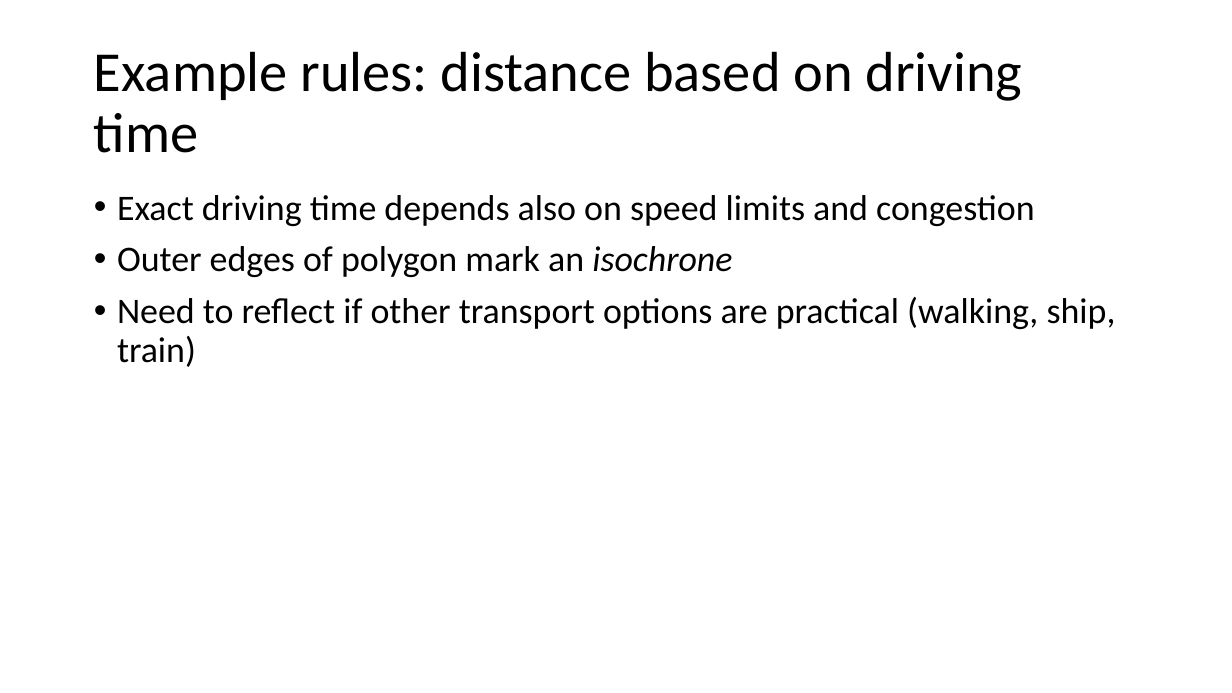
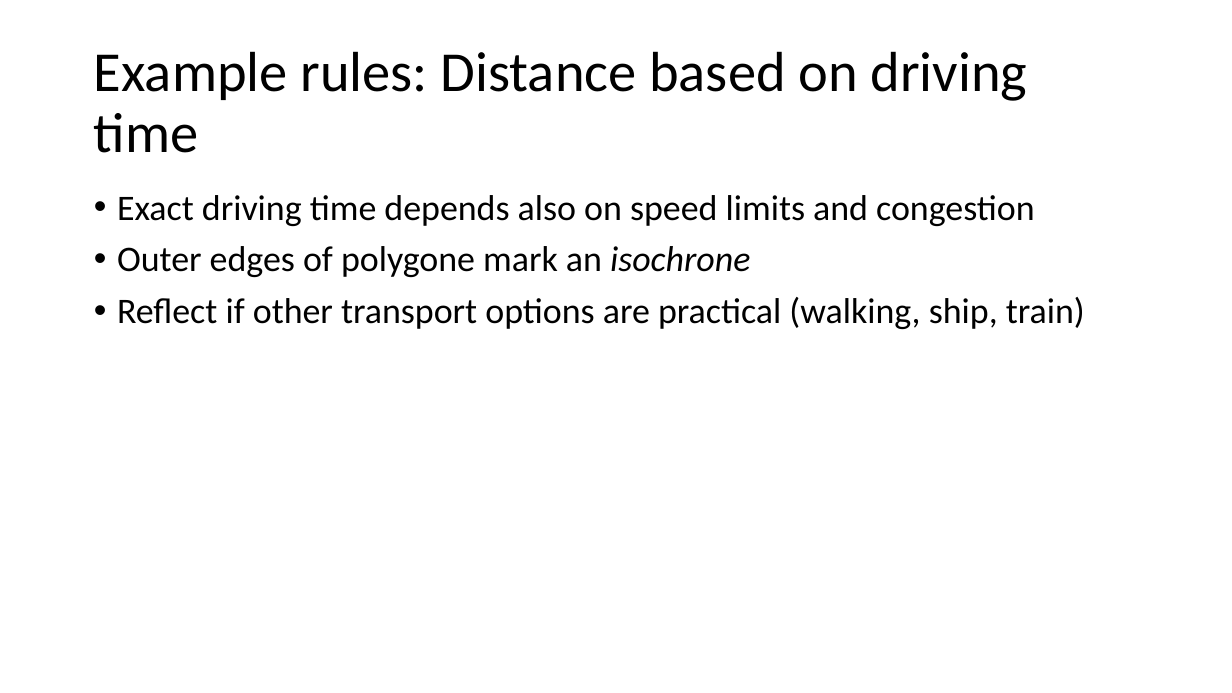
Before and after one commit to moritz-schwarz/website, a slide deck: slide 10 of resources/slides.pptx. Drawn at 1232x693 pixels with LibreOffice and Linux fonts; fonts in the diff are those of the drawing. Boxes give left, top, right and bottom in pixels: in the first picture for what was removed or moved away, otherwise in the second. Text is boxed around its words. In the diff, an @@ line names an element or a change of style, - is before the commit and + after.

```diff
--- a/resources/slides.pptx
+++ b/resources/slides.pptx
@@ title at [94, 51, 1028, 153]: text changed @@
-Example rules: distance based on driving time
+Example rules: Distance based on driving time
@@ text at [117, 246, 1085, 329]: text changed @@
-• Outer edges of polygon mark an isochrone
-• Need to reflect if other transport options are practical (walking, ship, train)
+• Outer edges of polygone mark an isochrone
+• Reflect if other transport options are practical (walking, ship, train)
```
Also in this commit, not shown: 14 other slides changed, 7 slides removed, 1 other file.
